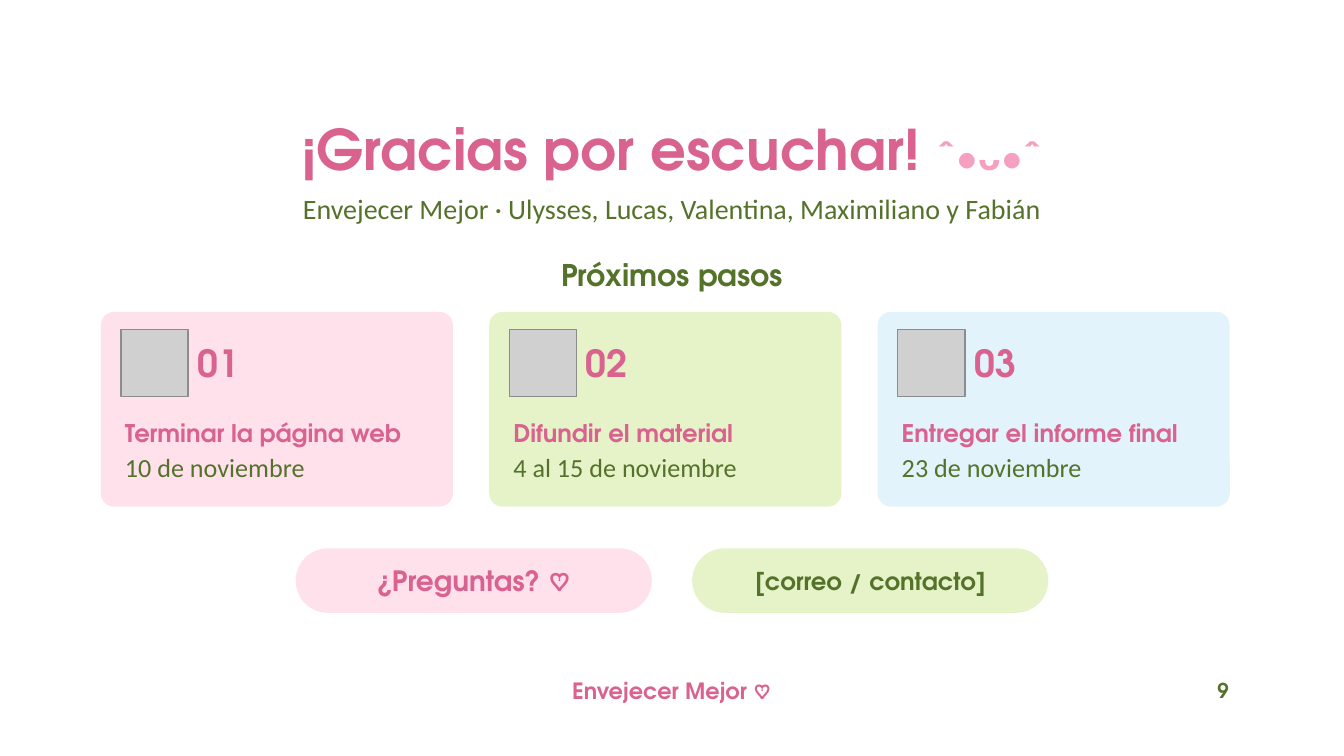
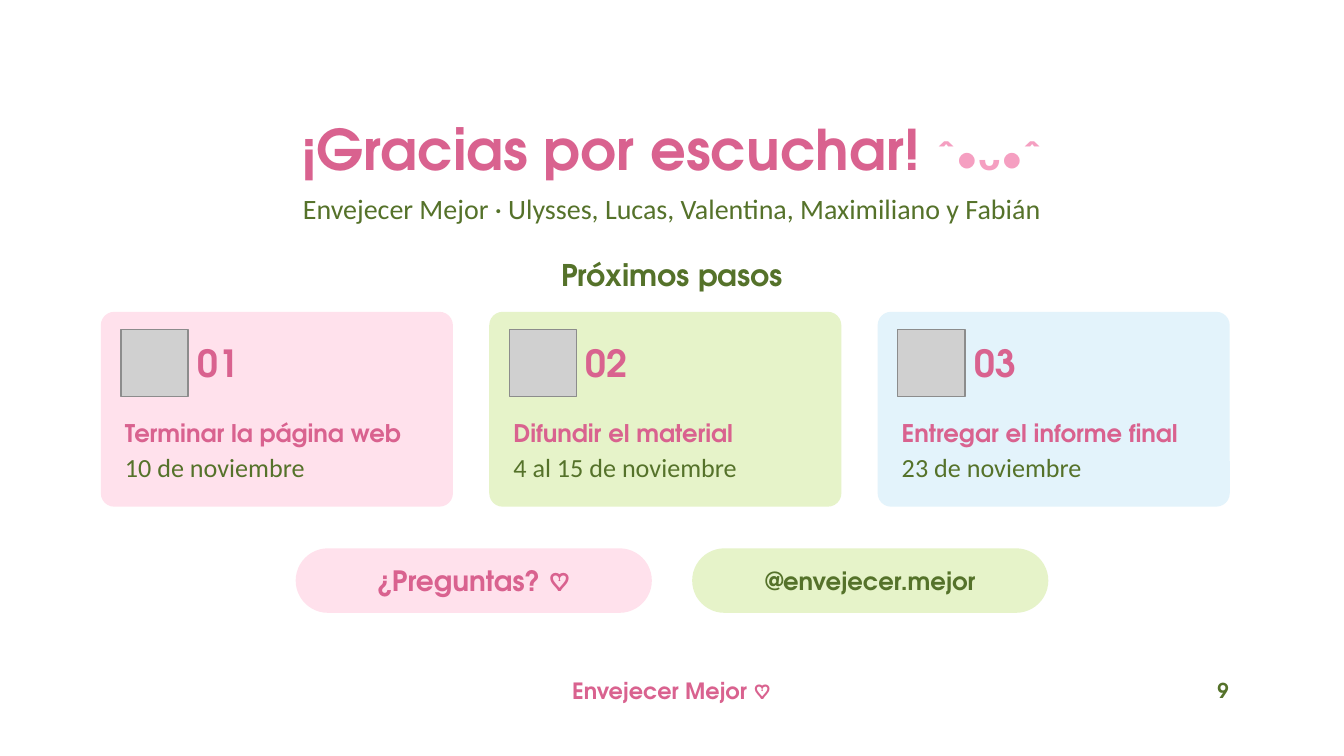
Before and after one commit to lukipuki0/liderazgo, a slide deck: slide 9 of Envejecer_Mejor_avances.pptx. Drawn at 1344x756 pixels with LibreOffice and Linux fonts; fonts in the diff are those of the drawing; grey boxes stand for pictures; background and template pictures are left out. Boxes give left, top, right and bottom in pixels: in the first picture for what was removed or moved away, otherwise in the second. Text is boxed around its words. In the diff, an @@ line names an element or a change of style, - is before the commit and + after.

```diff
--- a/Envejecer_Mejor_avances.pptx
+++ b/Envejecer_Mejor_avances.pptx
@@ text at [765, 571, 975, 595]: text changed @@
-[correo / contacto]
+@envejecer.mejor
```
Also in this commit, not shown: 2 other files.
